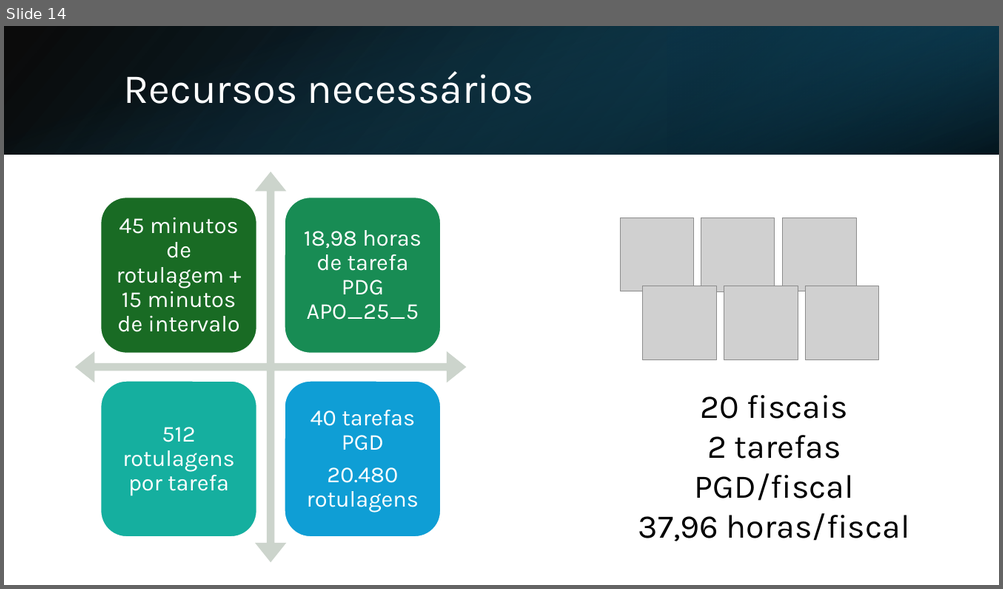
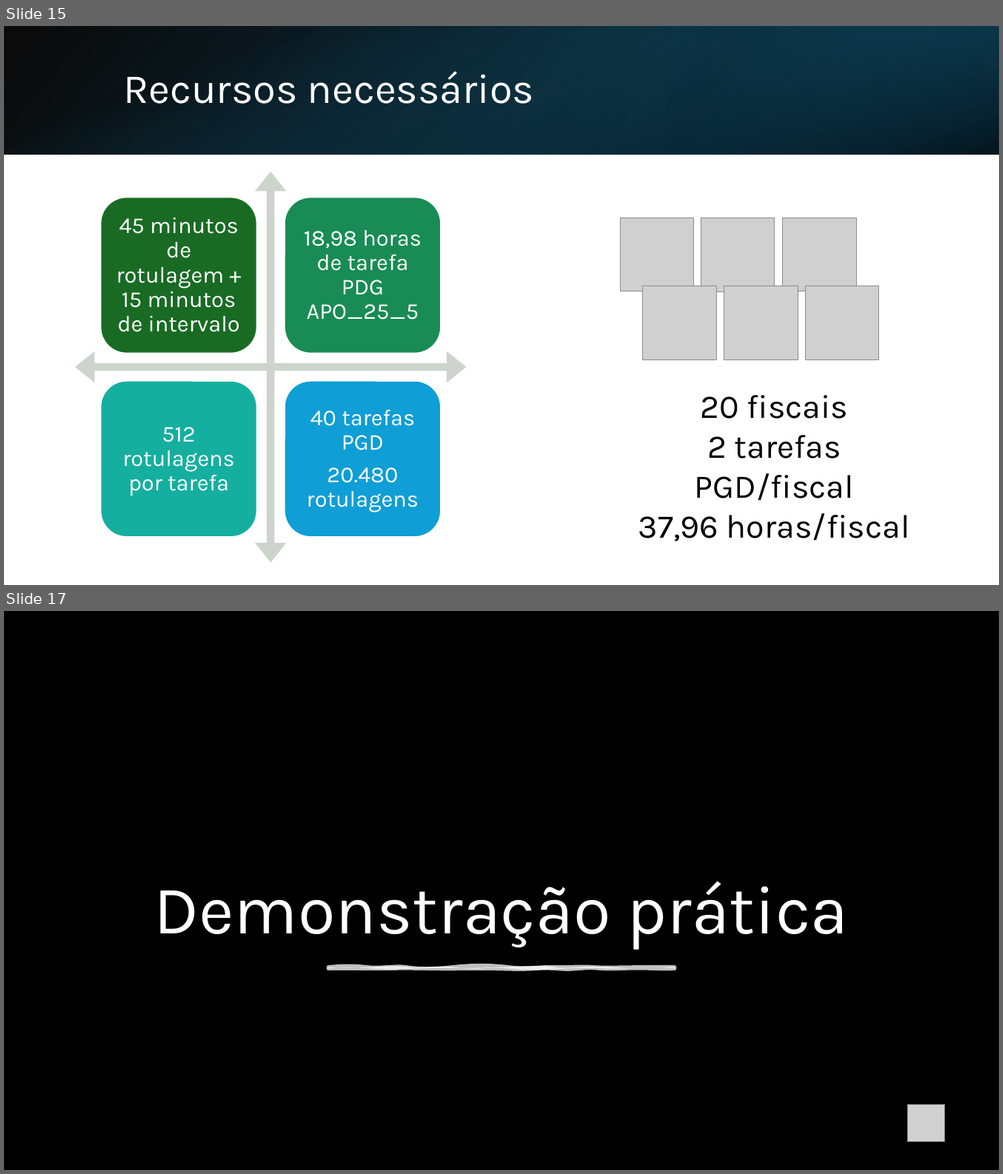
Before and after one commit to InovaFiscaliza/dados-pacp, a slide deck: sch/docs/Rotulagem de Anúncios.pptx. Shown one above the other, each under a label of ours: slide 14 before the commit, slides 15 and 17 after it; the slides between them are not shown. The pictures are 1003x589 and 1003x1174 pixels, drawn with LibreOffice and Linux fonts; fonts in the diff are those of the drawing; grey boxes stand for pictures; background and template pictures are left out; a plain dark background stands for a picture behind light text. Boxes give left, top, right and bottom in pixels: in the first picture for what was removed or moved away, otherwise in the second. Text is boxed around its words. In the diff, an @@ line names an element or a change of style, - is before the commit and + after.

```diff
--- a/sch/docs/Rotulagem de Anúncios.pptx
+++ b/sch/docs/Rotulagem de Anúncios.pptx
@@ slide 17 added at (4,611,999,1170), background picture (left out) @@
@@ rectangle added at (4,611,999,1170), fill #000000 @@
@@ title added at (154,881,848,949), 66 pt, text #FFFFFF @@
+Demonstração prática
@@ freeform shape added at (329,968,674,969), fill #FFFFFF at 75% opacity, outline #FFFFFF 3.5 pt @@
@@ picture added at (908,1105,945,1142) @@
@@ what was slide 14 is now slide 15 @@
```
Also in this commit, not shown: 2 slides changed, 2 other slides added.
